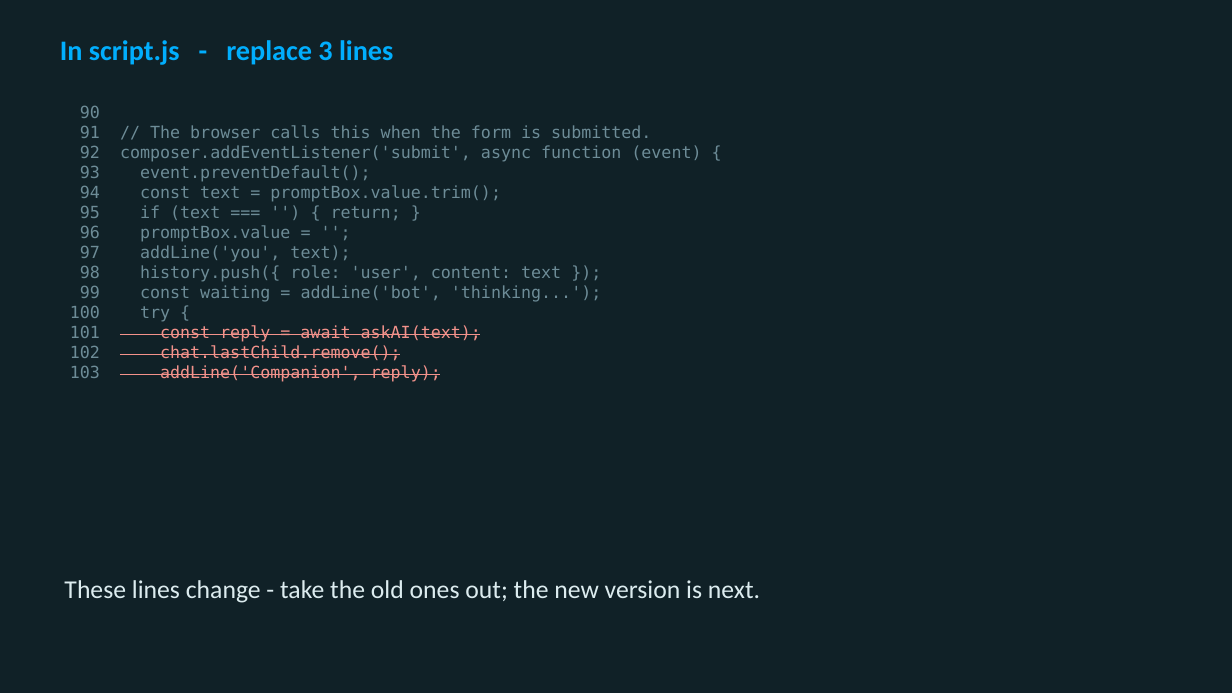
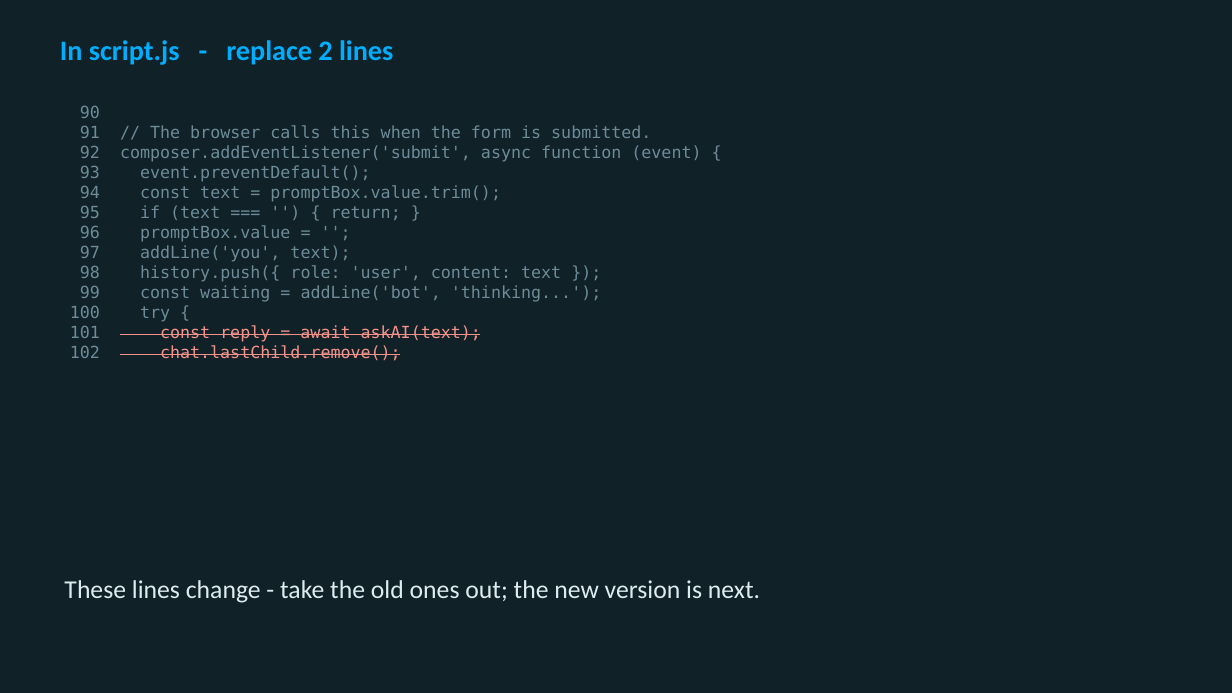
Before and after one commit to utgapps/utgapps.github.io, a slide deck: slide 13 of ai101/slides/week-07.pptx (slide 14 before the commit). Drawn at 1232x693 pixels with LibreOffice and Linux fonts; fonts in the diff are those of the drawing. Boxes give left, top, right and bottom in pixels: in the first picture for what was removed or moved away, otherwise in the second. Text is boxed around its words. In the diff, an @@ line names an element or a change of style, - is before the commit and + after.

```diff
--- a/ai101/slides/week-07.pptx
+++ b/ai101/slides/week-07.pptx
@@ text at (60,40,393,65): text changed @@
-In script.js - replace 3 lines
+In script.js - replace 2 lines
@@ text at (160,365,441,382): paragraph removed @@
-103 addLine('Companion', reply);
```
Also in this commit, not shown: 2 other slides changed, 3 slides removed, 23 other files.
